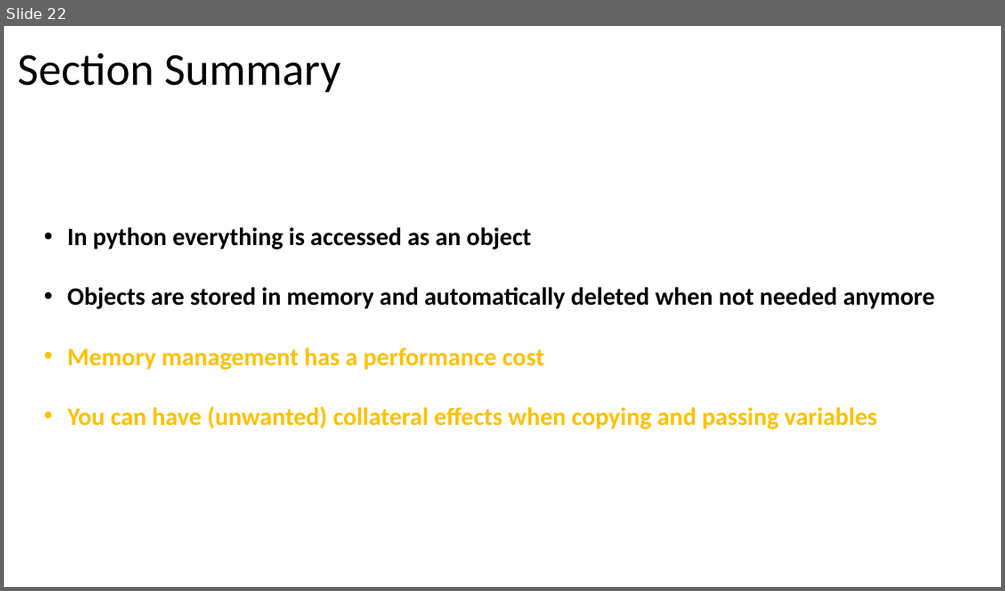
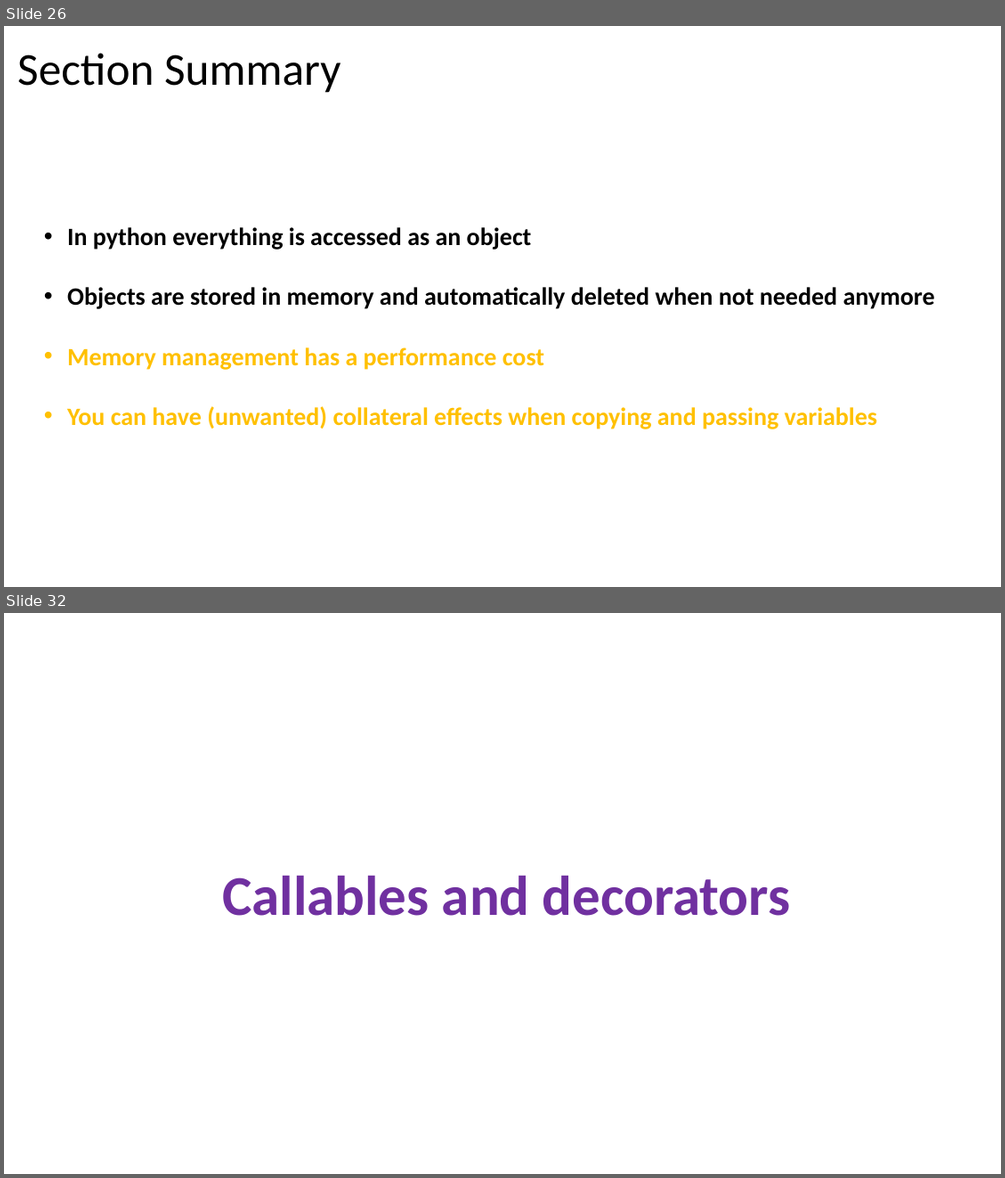
Before and after one commit to PierFF/OOP-INSA-Toulouse, a slide deck: OOP-Programming.pptx. Shown one above the other, each under a label of ours: slide 22 before the commit, slides 26 and 32 after it; the slides between them are not shown. The pictures are 1005x591 and 1005x1178 pixels, drawn with LibreOffice and Linux fonts; fonts in the diff are those of the drawing. Boxes give left, top, right and bottom in pixels: in the first picture for what was removed or moved away, otherwise in the second. Text is boxed around its words. In the diff, an @@ line names an element or a change of style, - is before the commit and + after.

```diff
--- a/OOP-Programming.pptx
+++ b/OOP-Programming.pptx
@@ slide 32 added at (x1=4, y1=613, x2=1001, y2=1174), background #FFFFFF @@
@@ text added at (x1=222, y1=875, x2=791, y2=916), 54 pt, text #7030A0, bold @@
+Callables and decorators
@@ what was slide 22 is now slide 26 @@
```
Also in this commit, not shown: 1 slide changed, 9 other slides added, 1 slide removed, 1 other file.
